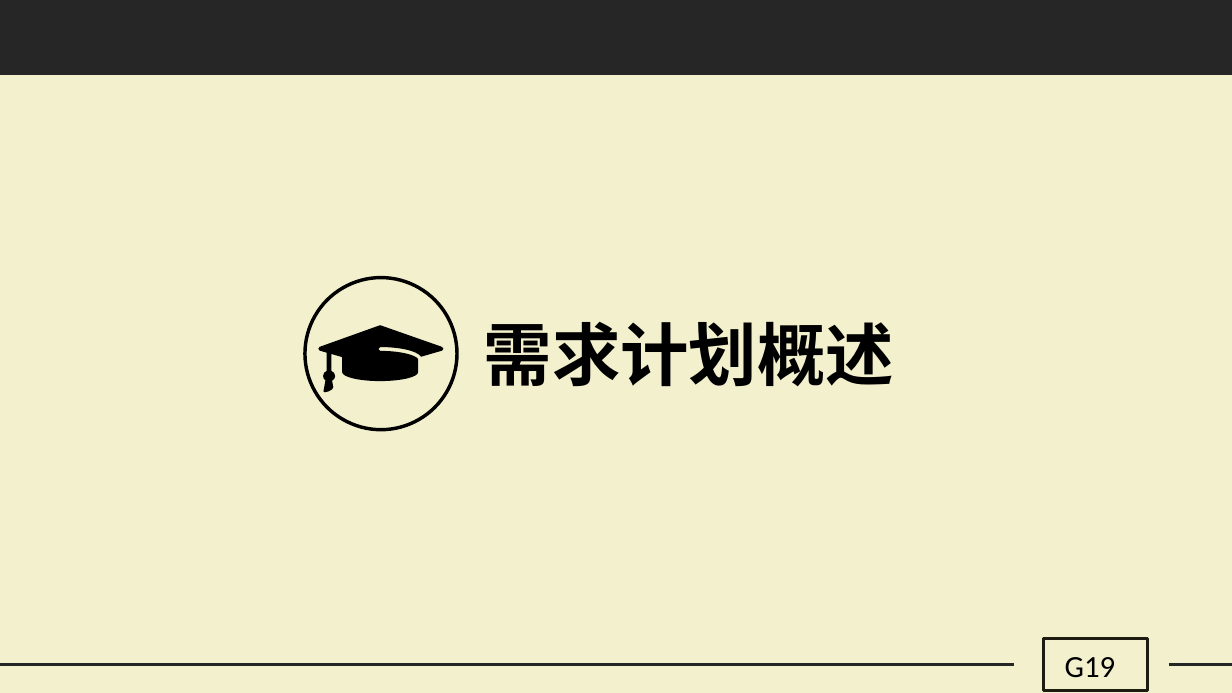
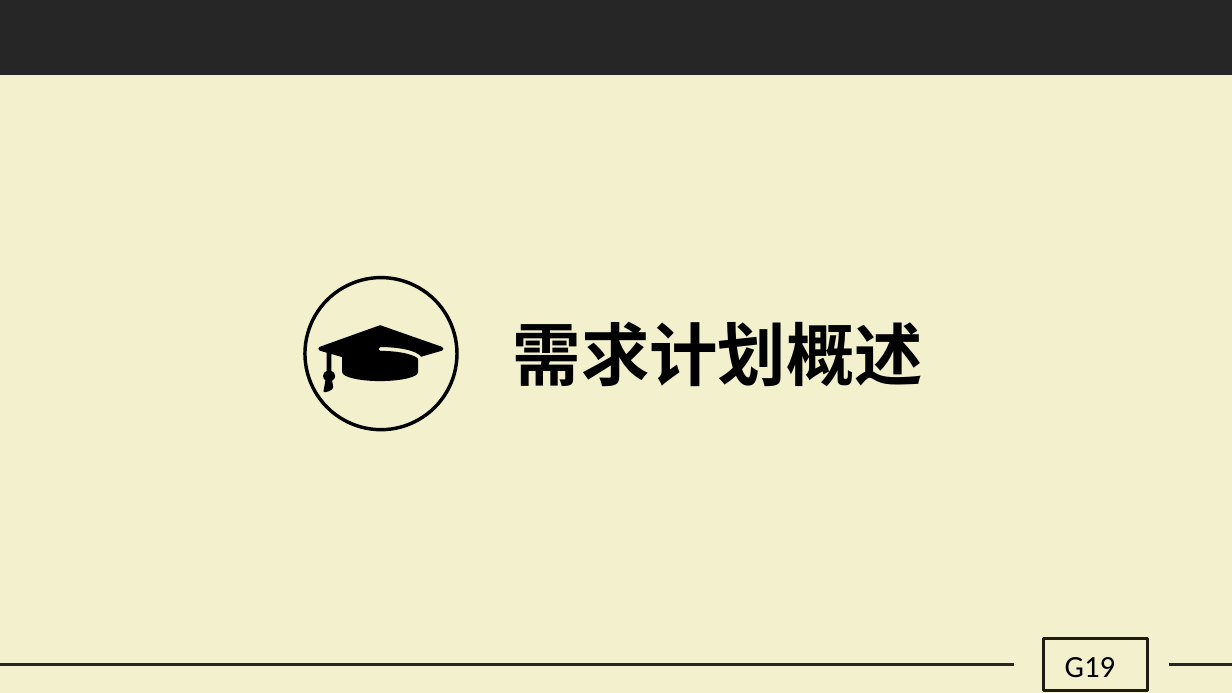
Before and after one commit to G19-Fish/PRD2018-G19, a slide deck: slide 3 of PRD2018-G19-需求项目计划PPT.pptx. Drawn at 1232x693 pixels with LibreOffice and Linux fonts; fonts in the diff are those of the drawing. Boxes give left, top, right and bottom in pixels: in the first picture for what was removed or moved away, otherwise in the second. Text is boxed around its words. In the diff, an @@ line names an element or a change of style, - is before the commit and + after.

```diff
--- a/PRD2018-G19-需求项目计划PPT.pptx
+++ b/PRD2018-G19-需求项目计划PPT.pptx
@@ text "需求计划概述": place and size @@
-text "需求计划概述" at [484,321,894,387]
+text "需求计划概述" at [513,321,923,387]
```
Also in this commit, not shown: 10 other slides changed, 2 slides added, 2 other files.
